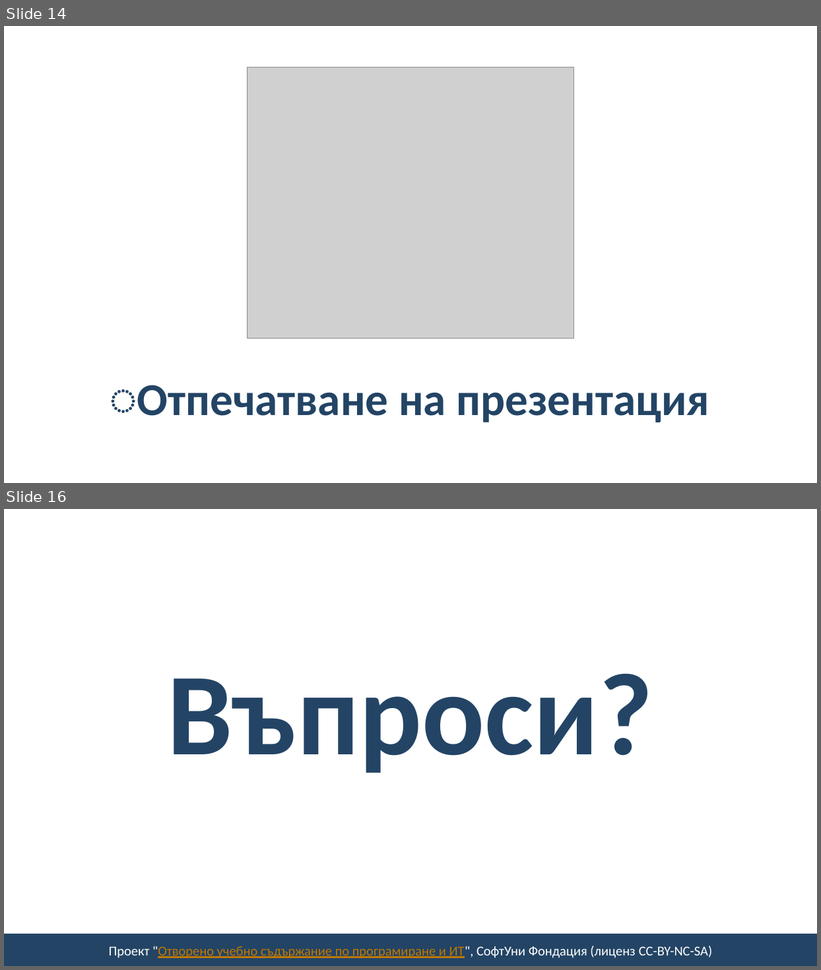
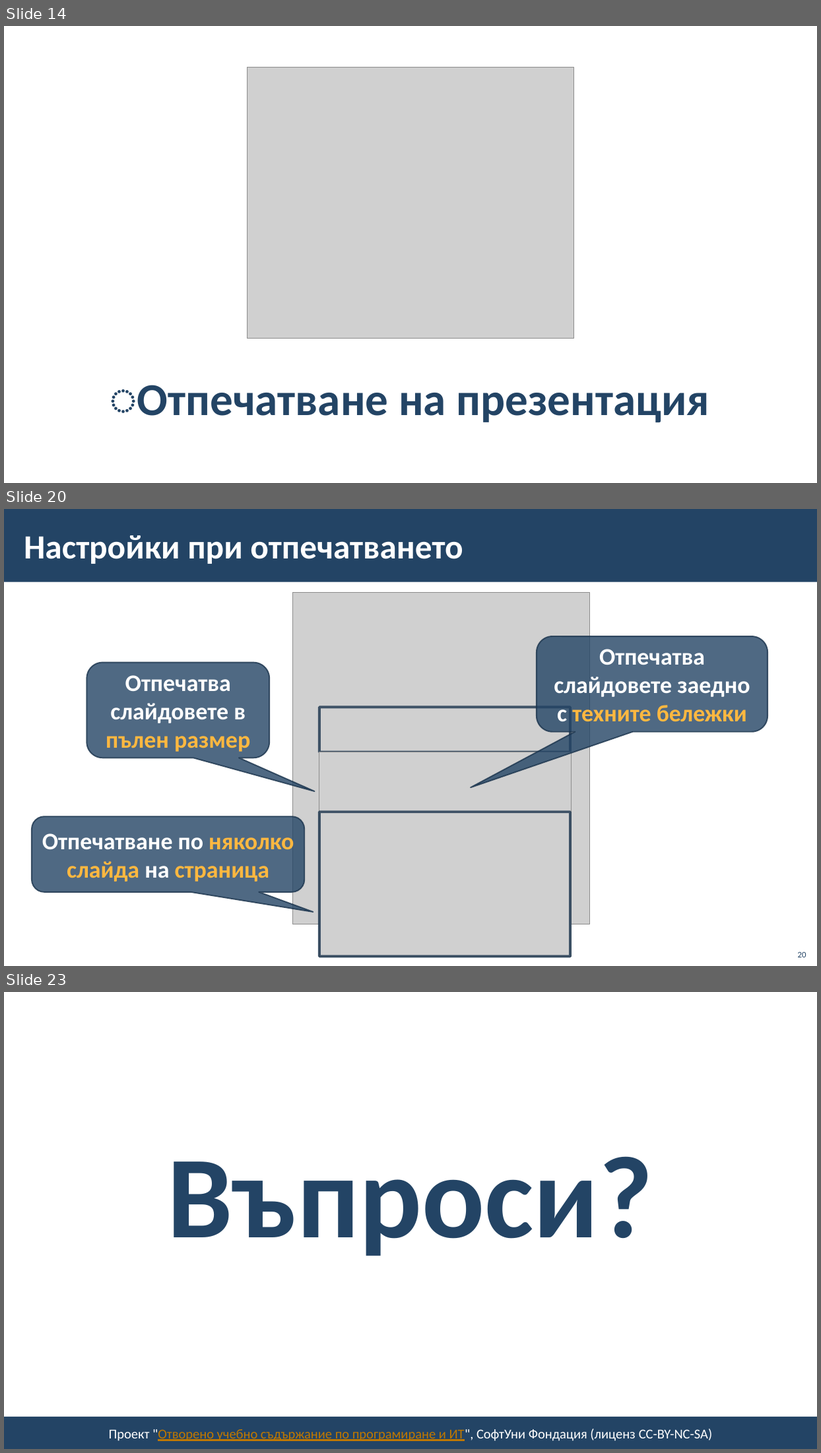
Before and after one commit to BG-IT-Edu/School-Programming, a slide deck: Courses/Computer-Modeling-and-IT/Computer-Modeling-and-IT-6-Class/19-Saving-Presentation-in-Different-File-Formats/19-Saving-Presentation-in-Different-File-Formats.pptx. Shown one above the other, each under a label of ours: slides 14 and 16 before the commit, slides 14, 20 and 23 after it; the slides between them are not shown. The pictures are 821x970 and 821x1453 pixels, drawn with LibreOffice and Linux fonts; fonts in the diff are those of the drawing; grey boxes stand for pictures; background and template pictures are left out. Boxes give left, top, right and bottom in pixels: in the first picture for what was removed or moved away, otherwise in the second. Text is boxed around its words. In the diff, an @@ line names an element or a change of style, - is before the commit and + after.

```diff
--- a/Courses/Computer-Modeling-and-IT/Computer-Modeling-and-IT-6-Class/19-Saving-Presentation-in-Different-File-Formats/19-Saving-Presentation-in-Different-File-Formats.pptx
+++ b/Courses/Computer-Modeling-and-IT/Computer-Modeling-and-IT-6-Class/19-Saving-Presentation-in-Different-File-Formats/19-Saving-Presentation-in-Different-File-Formats.pptx
@@ slide 20 added at box(4, 509, 817, 966), background #FFFFFF @@
@@ rectangle added at box(4, 509, 817, 582), fill #234465 @@
@@ title added at box(24, 535, 463, 564), 40 pt, text #FFFFFF, bold @@
+Настройки при отпечатването
@@ picture added at box(293, 593, 590, 924) @@
@@ rounded speech box added at box(537, 636, 768, 732), fill #234465 at 80% opacity, outline #1A334C 1.5 pt, 28 pt, text #FFFFFF, bold @@
+Отпечатва слайдовете заедно с техните бележки
@@ rounded speech box added at box(87, 663, 270, 758), fill #234465 at 80% opacity, outline #1A334C 1.5 pt, 28 pt, text #FFFFFF, bold @@
+Отпечатва слайдовете в пълен размер
@@ rectangle added at box(319, 707, 571, 753), outline #1A334C 3 pt @@
@@ picture added at box(319, 753, 571, 956) @@
@@ rounded speech box added at box(32, 817, 304, 892), fill #234465 at 80% opacity, outline #1A334C 1.5 pt, 28 pt, text #FFB840, bold @@
+Отпечатване по няколко слайда на страница
@@ rectangle added at box(319, 812, 571, 956), outline #1A334C 3 pt @@
@@ page number added at box(798, 952, 807, 958), 10 pt, text #234465 @@
+20
@@ what was slide 16 is now slide 23 @@
```
Also in this commit, not shown: 2 slides changed, 6 other slides added.
